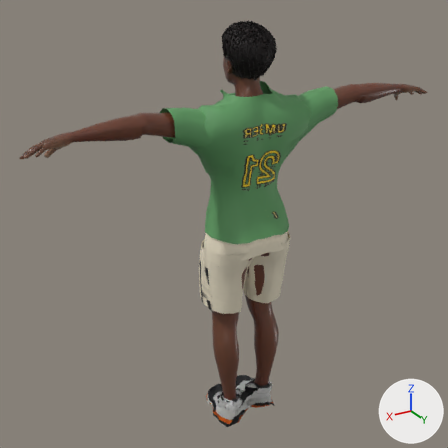
Renders of the glTF model FEL-full-app/public/models/rivals/umber.glb from each side of a commit.
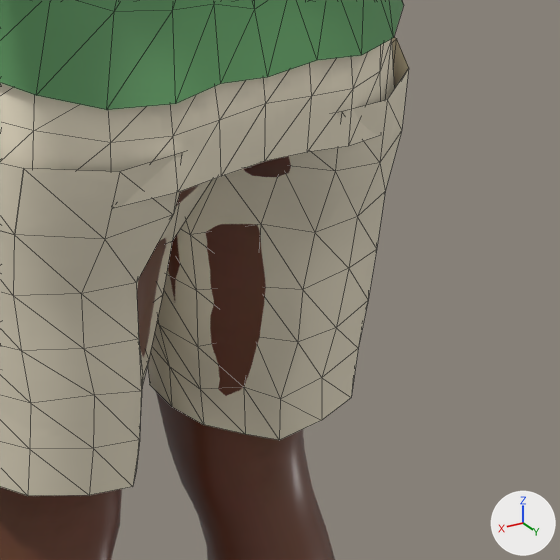
Old and new are each drawn whole from a 50 mm camera at (1.368, 2.062, 2.055) aimed at (0.063, -0.112, 0.967) and again close up on the part from 48% to 71% of the width and 50% to 73% of the height. The lights are fixed; the arrows at lower right show +X, +Y and +Z. The older version's two pictures come first. The close-ups show mesh edges as thin lines. Where no turn or scale is listed for an object, it has been applied to the vertices. Vertices at exactly the same position are counted once.

Names of what the first close-up shows: 'Body', 'Kit_shorts_shorts_baggy', 'Kit_tops_top_jersey'.
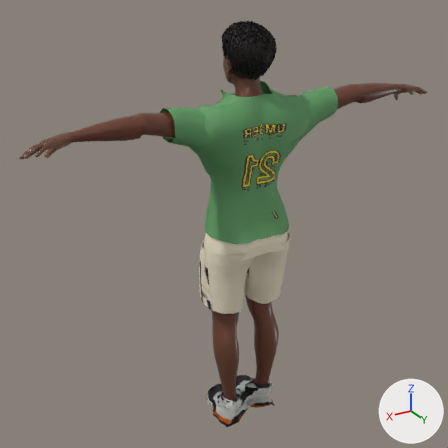
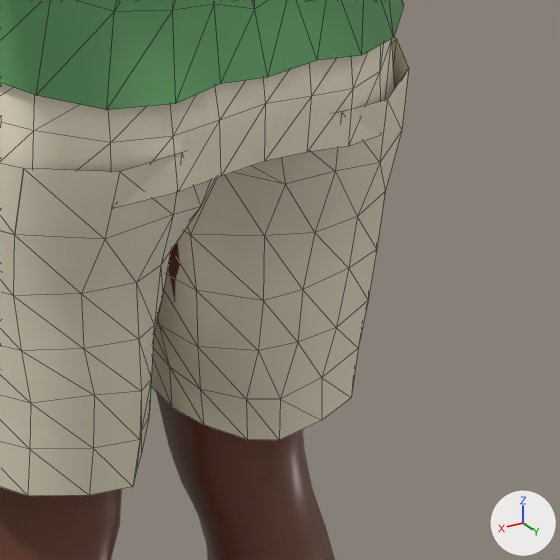
Changed parts and their boxes (x1, y1, x2, y2) in the close-ups (560 x 560 px; the box of a moved part takes in the faces that stretch with it):
part 1 of me_cargo_pants, moved or reshaped: before (136, 152, 335, 440); after (136, 152, 335, 470)

Patch to the scene script:
```diff
--- a/FEL-full-app/public/models/rivals/umber.glb.py
+++ b/FEL-full-app/public/models/rivals/umber.glb.py
@@ me_cargo_pants @@
 # used by ob_kit_shorts_shorts_baggy; location = (0.0, 0.0, 0.0)
-me_cargo_pants.from_pydata(...)  # 319 vertices, 528 faces; spans x -0.209..0.211, y -0.171..0.118, z 0.595..1.105
+me_cargo_pants.from_pydata(...)  # 319 vertices, 528 faces; spans x -0.209..0.211, y -0.171..0.118, z 0.594..1.105
+# me_cargo_pants part 1: 26 of 319 vertices moved; they spanned x -0.06..0.08, y -0.142..0.076, z 0.595..0.874 and now span x -0.056..0.079, y -0.145..0.092, z 0.594..0.865; mean shift (-0.001, -0.002, -0.002); largest move (0.077, -0.108, 0.601) -> (0.063, -0.131, 0.596)
 me_cargo_pants.materials.append(mat_shorts_shorts_baggy)
```
